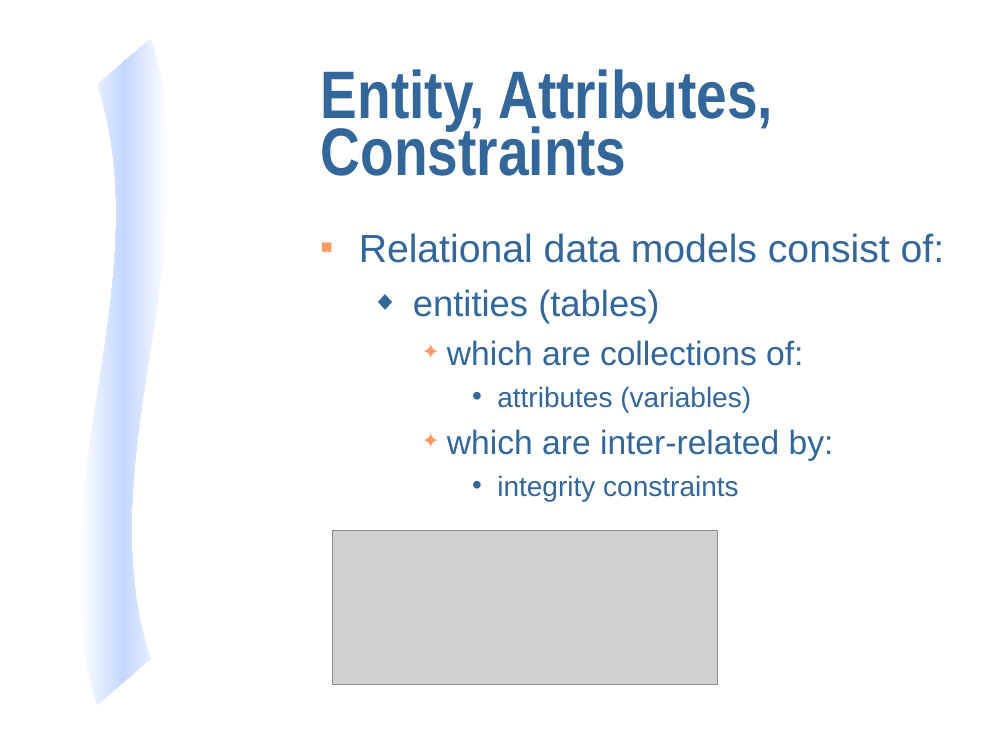
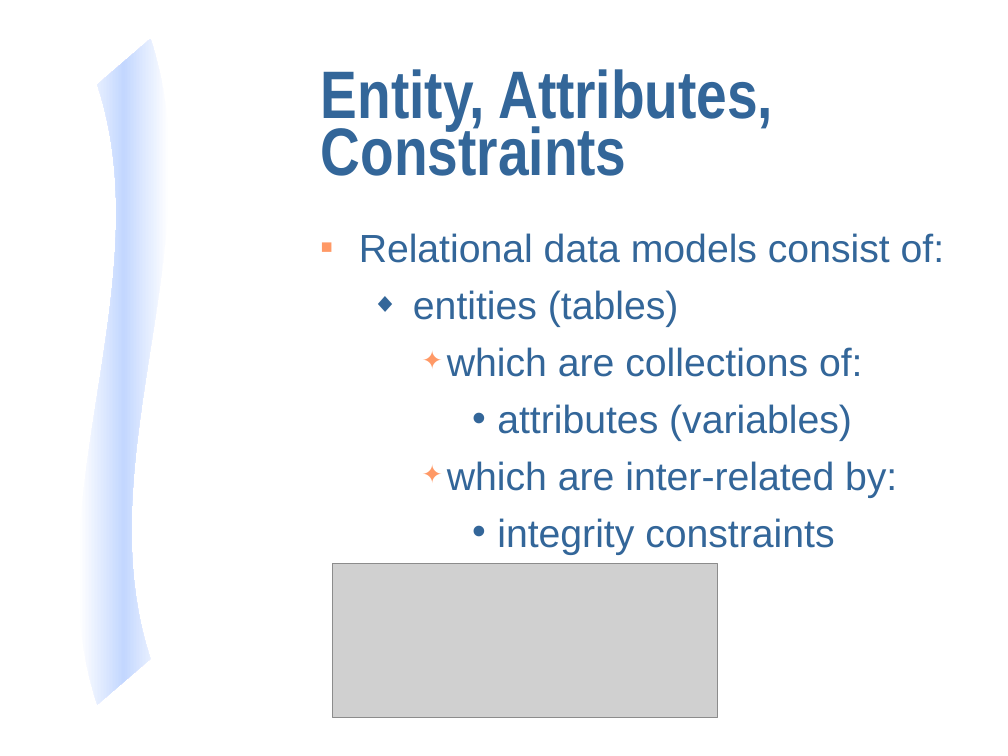
Before and after one commit to NCEAS/eml, a slide deck: slide 35 of display/eml-overview-200010402.ppt (slide 30 before the commit). Drawn at 1008x756 pixels with LibreOffice and Linux fonts; fonts in the diff are those of the drawing; grey boxes stand for pictures. Boxes give left, top, right and bottom in pixels: in the first picture for what was removed or moved away, otherwise in the second. Text is boxed around its words. In the diff, an @@ line names an element or a change of style, - is before the commit and + after.

```diff
--- a/display/eml-overview-200010402.ppt
+++ b/display/eml-overview-200010402.ppt
@@ text at box(413, 290, 897, 555): size 26 to 28 pt in "entities (tables)"; size 24 to 28 pt in "which are collections of:", "which are inter-related by:"; size 20 to 28 pt in "attributes (variables)", "integrity constraints"; more space between paragraphs @@
@@ picture: place and size @@
-picture at box(333, 530, 718, 684)
+picture at box(333, 563, 718, 718)
```
Also in this commit, not shown: 5 other slides changed, 14 slides added, 1 slide removed.
